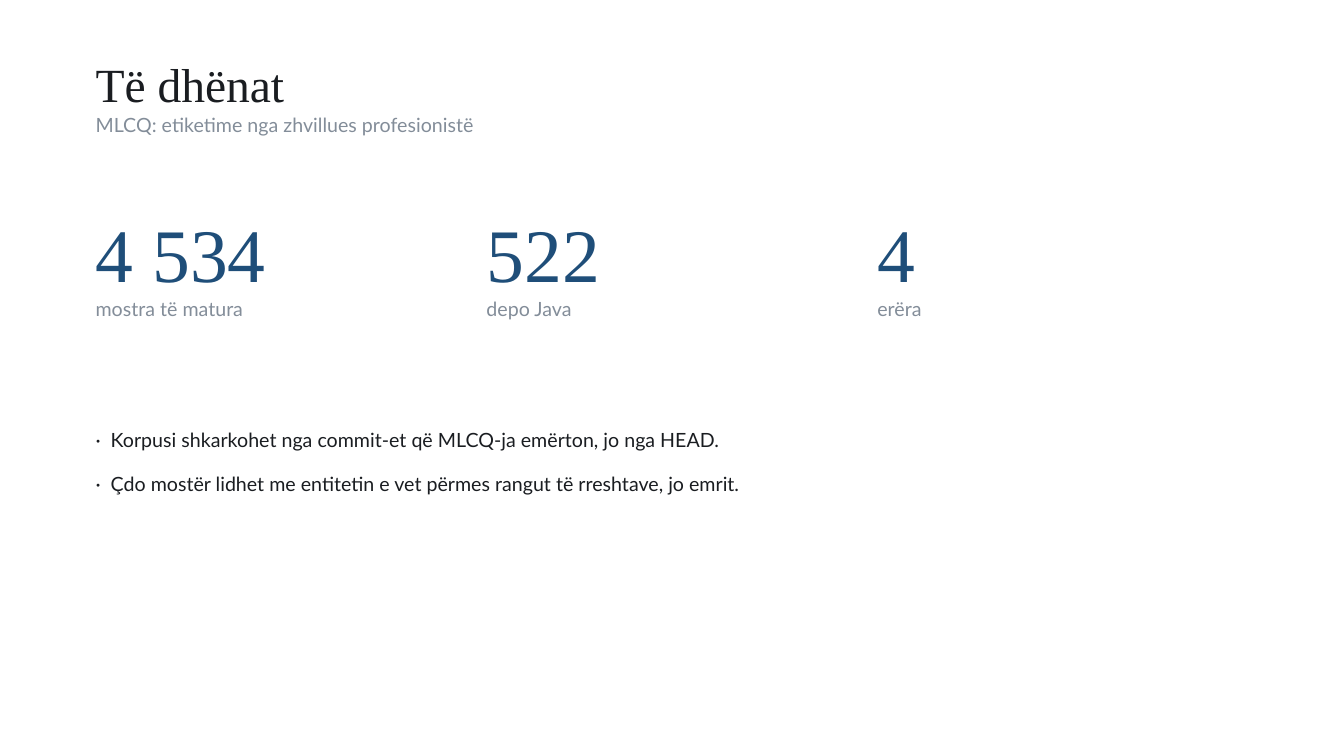
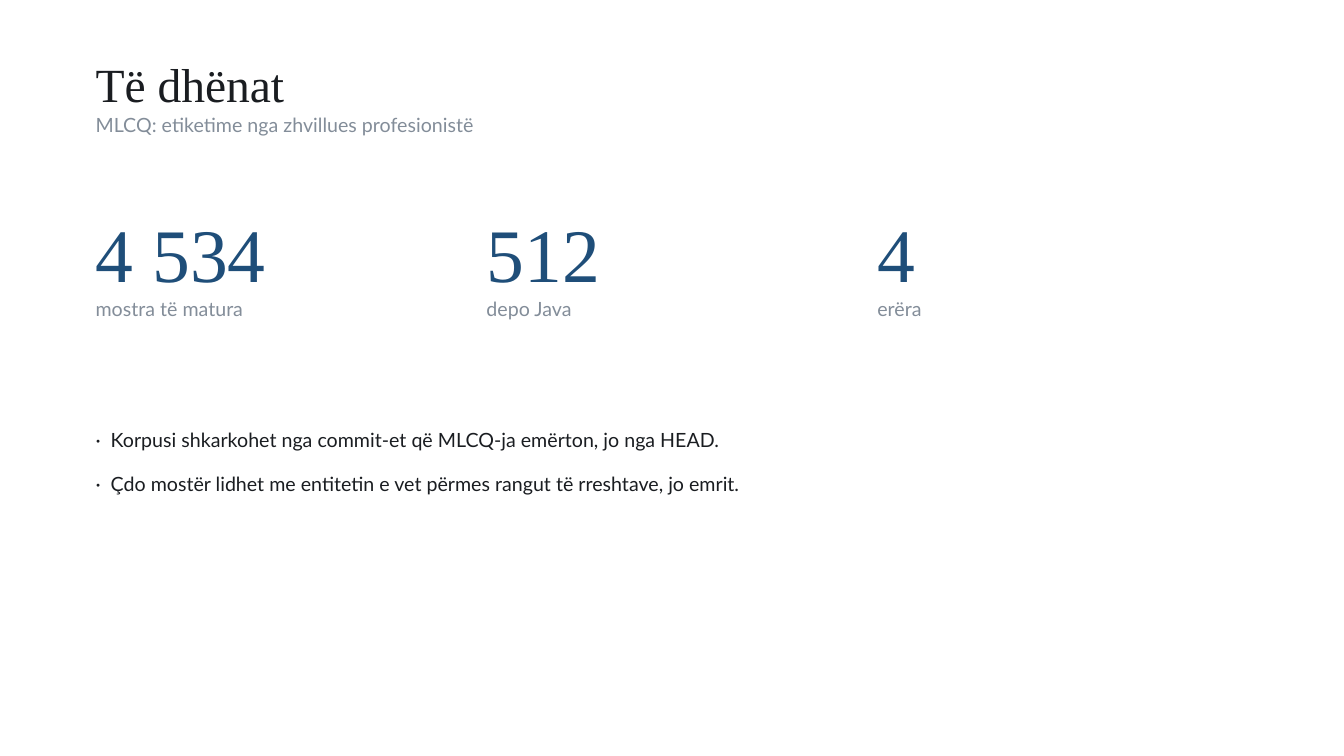
Before and after one commit to FlorentLatifi/Code-Smell-Detection-and-Refactoring-Recommendations, a slide deck: slide 5 of docs/thesis/Prezantimi_Florent_Latifi.pptx. Drawn at 1344x756 pixels with LibreOffice and Linux fonts; fonts in the diff are those of the drawing. Boxes give left, top, right and bottom in pixels: in the first picture for what was removed or moved away, otherwise in the second. Text is boxed around its words. In the diff, an @@ line names an element or a change of style, - is before the commit and + after.

```diff
--- a/docs/thesis/Prezantimi_Florent_Latifi.pptx
+++ b/docs/thesis/Prezantimi_Florent_Latifi.pptx
@@ text at box(486, 232, 599, 283): text changed @@
-522
+512
```
Also in this commit, not shown: 5 other files.
